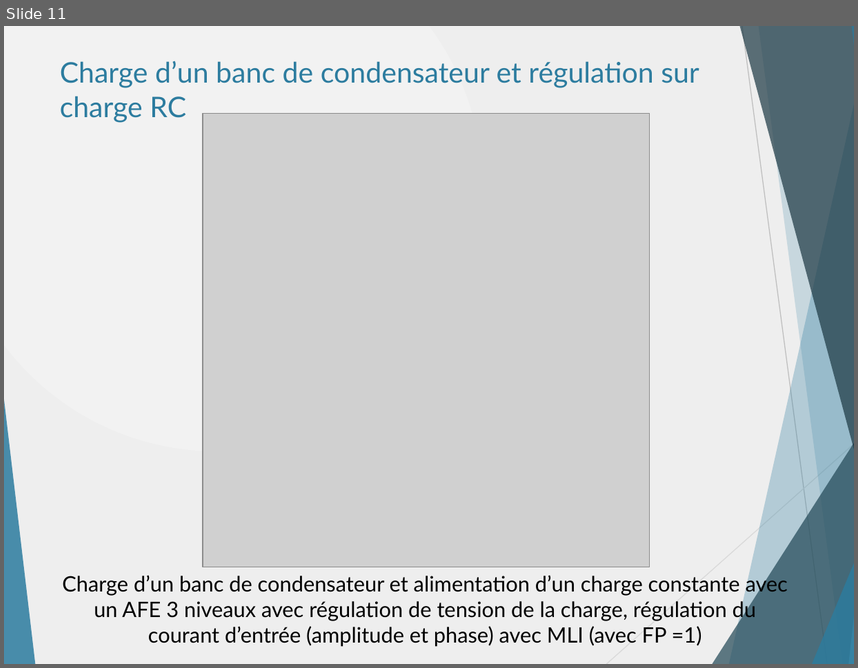
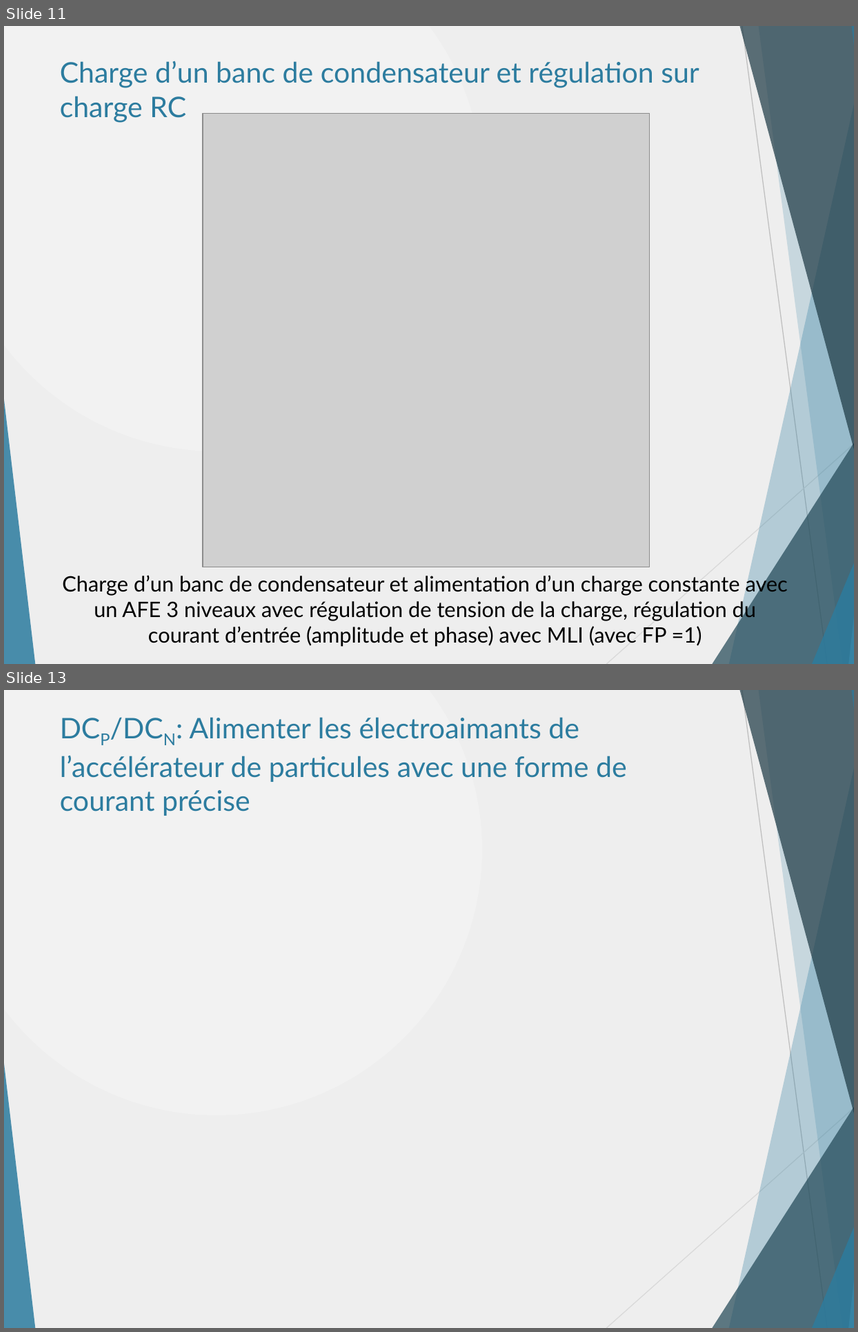
Before and after one commit to danthib76/DesignIV, a slide deck: Remise/Remise 3/RAE.pptx. Shown one above the other, each under a label of ours: slide 11 before the commit, slides 11 and 13 after it; the slides between them are not shown. The pictures are 858x668 and 858x1332 pixels, drawn with LibreOffice and Linux fonts; fonts in the diff are those of the drawing; grey boxes stand for pictures. Boxes give left, top, right and bottom in pixels: in the first picture for what was removed or moved away, otherwise in the second. Text is boxed around its words. In the diff, an @@ line names an element or a change of style, - is before the commit and + after.

```diff
--- a/Remise/Remise 3/RAE.pptx
+++ b/Remise/Remise 3/RAE.pptx
@@ slide 13 added at (4, 690, 854, 1328), background gradient #F2F2F2 to #EEEEEE; not listed: 10 template elements that a slide beside it also shows @@
@@ title added at (60, 717, 627, 816), 24 pt, text #2C7C9F @@
+DCP/DCN: Alimenter les électroaimants de l’accélérateur de particules avec une forme de courant précise
```
Also in this commit, not shown: 1 other slide added, 1 other file.
